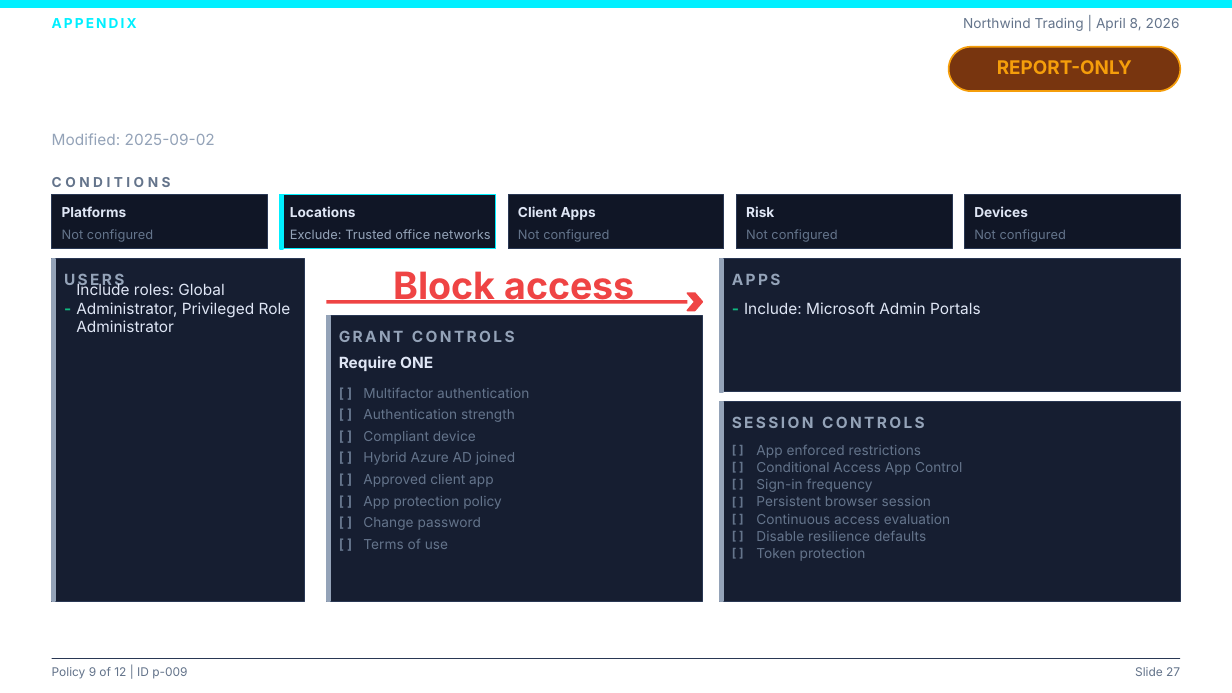
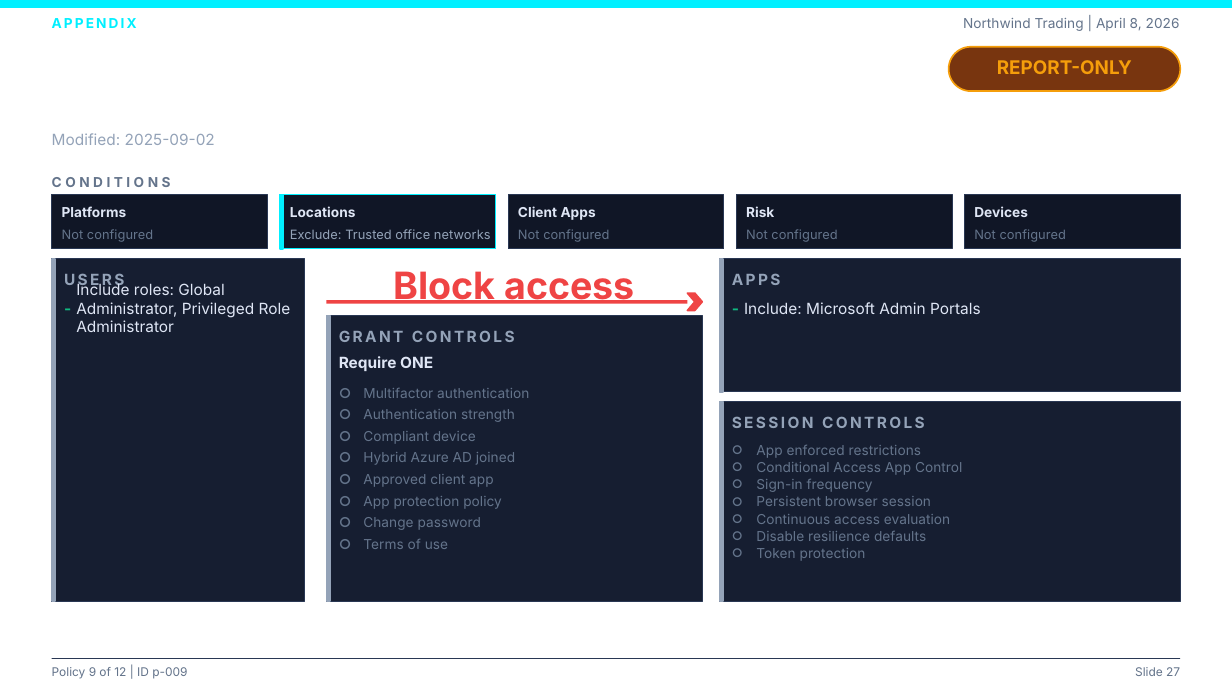
Before and after one commit to laroy-sh/ca-presentation, a slide deck: slide 27 of examples/sample/CA_Security_Posture_Report.sample.pptx. Drawn at 1232x693 pixels with LibreOffice and Linux fonts; fonts in the diff are those of the drawing; background and template pictures are left out. Boxes give left, top, right and bottom in pixels: in the first picture for what was removed or moved away, otherwise in the second. Text is boxed around its words. In the diff, an @@ line names an element or a change of style, - is before the commit and + after.

```diff
--- a/examples/sample/CA_Security_Posture_Report.sample.pptx
+++ b/examples/sample/CA_Security_Posture_Report.sample.pptx
@@ text at [339,382,363,403]: text changed @@
-[ ]
+○
@@ text at [339,403,363,424]: text changed @@
-[ ]
+○
@@ text at [339,425,363,446]: text changed @@
-[ ]
+○
@@ text at [339,446,363,467]: text changed @@
-[ ]
+○
@@ text at [732,441,756,458]: text changed @@
-[ ]
+○
@@ text at [339,468,363,489]: text changed @@
-[ ]
+○
@@ text at [732,458,756,476]: text changed @@
-[ ]
+○
@@ text at [732,476,756,493]: text changed @@
-[ ]
+○
@@ text at [339,490,363,511]: text changed @@
-[ ]
+○
@@ text at [732,493,756,510]: text changed @@
-[ ]
+○
@@ text at [339,511,363,532]: text changed @@
-[ ]
+○
@@ text at [339,533,363,554]: text changed @@
-[ ]
+○
@@ text at [732,510,756,527]: text changed @@
-[ ]
+○
@@ text at [732,527,756,545]: text changed @@
-[ ]
+○
@@ text at [732,545,756,562]: text changed @@
-[ ]
+○
```
Also in this commit, not shown: 26 other slides changed, 29 other files.
